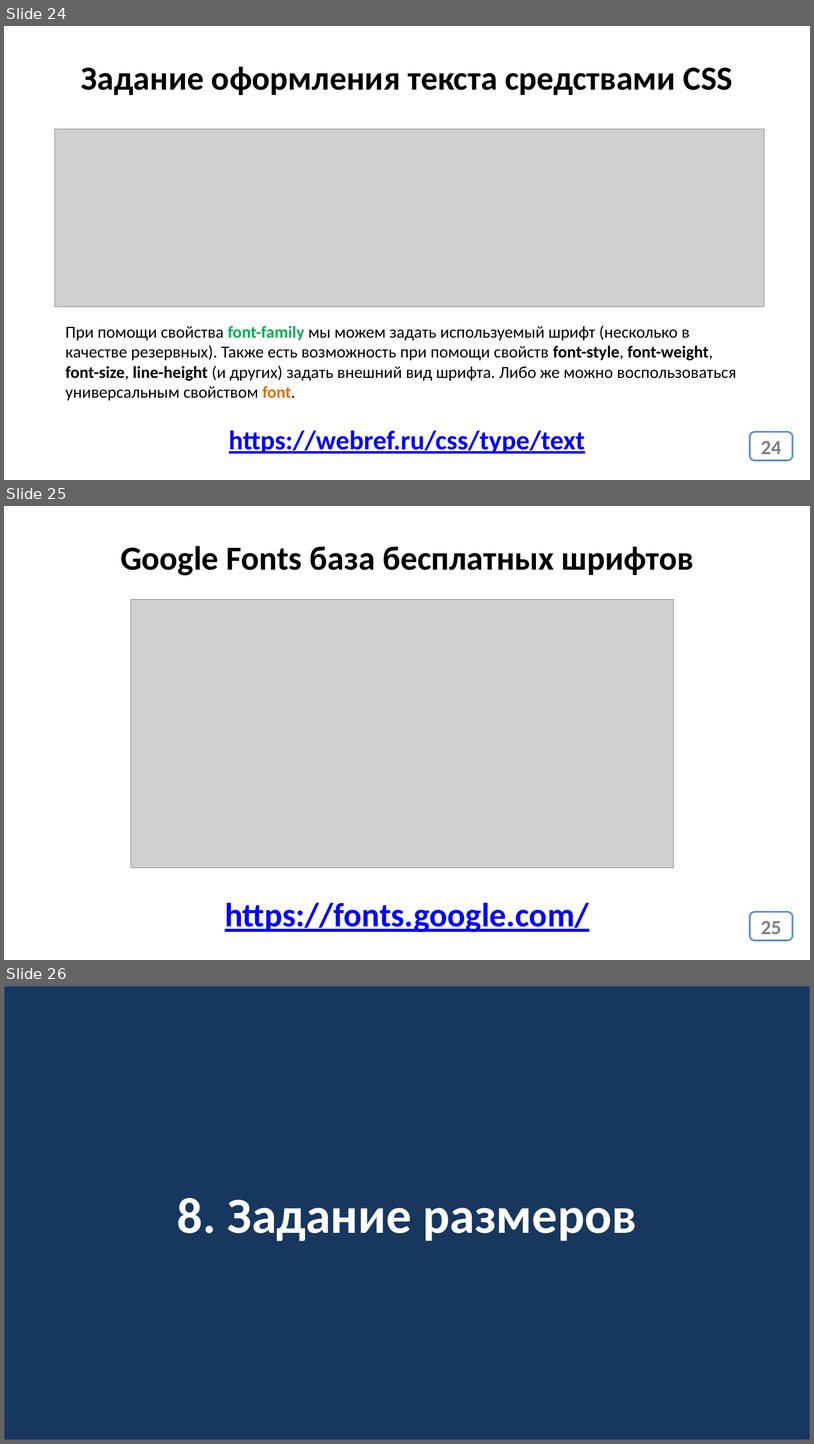
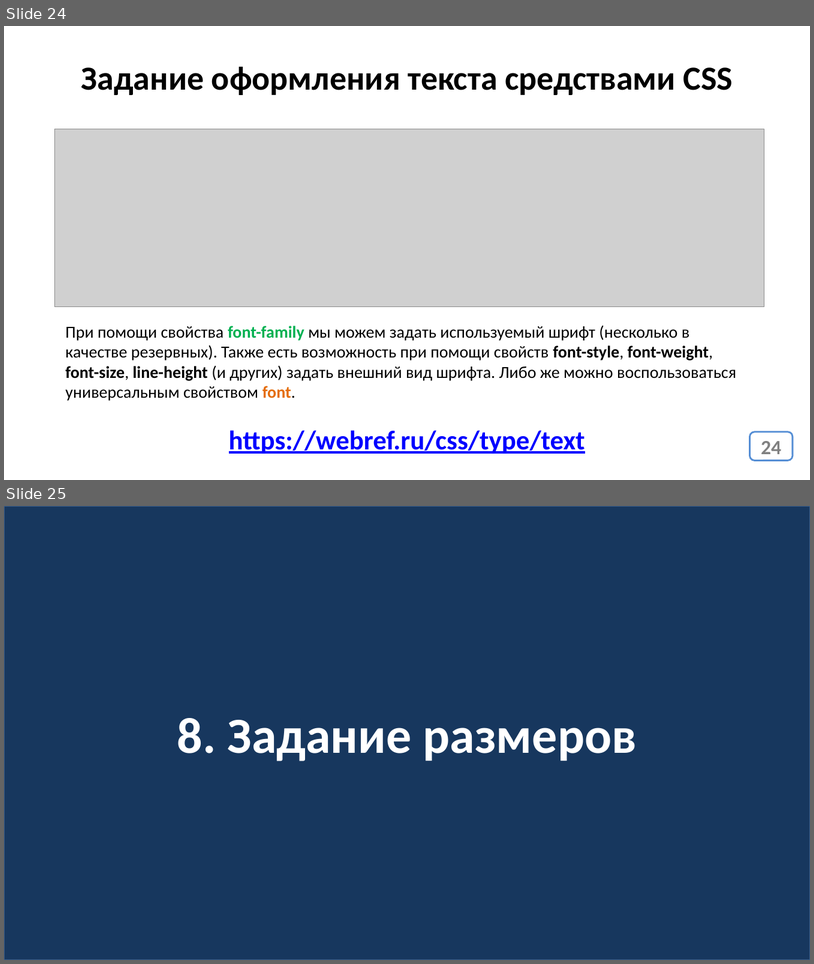
Before and after one commit to qa16-ortdnipro/lesson02, a slide deck: lesson02.pptx. Shown one above the other, each under a label of ours: slides 24, 25 and 26 before the commit, slides 24 and 25 after it. The pictures are 814x1444 and 814x964 pixels, drawn with LibreOffice and Linux fonts; fonts in the diff are those of the drawing; grey boxes stand for pictures. Boxes give left, top, right and bottom in pixels: in the first picture for what was removed or moved away, otherwise in the second. Text is boxed around its words. In the diff, an @@ line names an element or a change of style, - is before the commit and + after.

```diff
--- a/lesson02.pptx
+++ b/lesson02.pptx
@@ slide 25 removed at (4,506,810,960), background #FFFFFF @@
@@ text removed at (120,546,694,576) @@
-Google Fonts база бесплатных шрифтов
@@ picture removed at (131,600,674,868) @@
@@ text removed at (225,902,589,932) @@
-https://fonts.google.com/
@@ page number removed at (750,912,794,940) @@
-25
@@ what was slide 26 is now slide 25 @@
```
Also in this commit, not shown: 1 other file.
